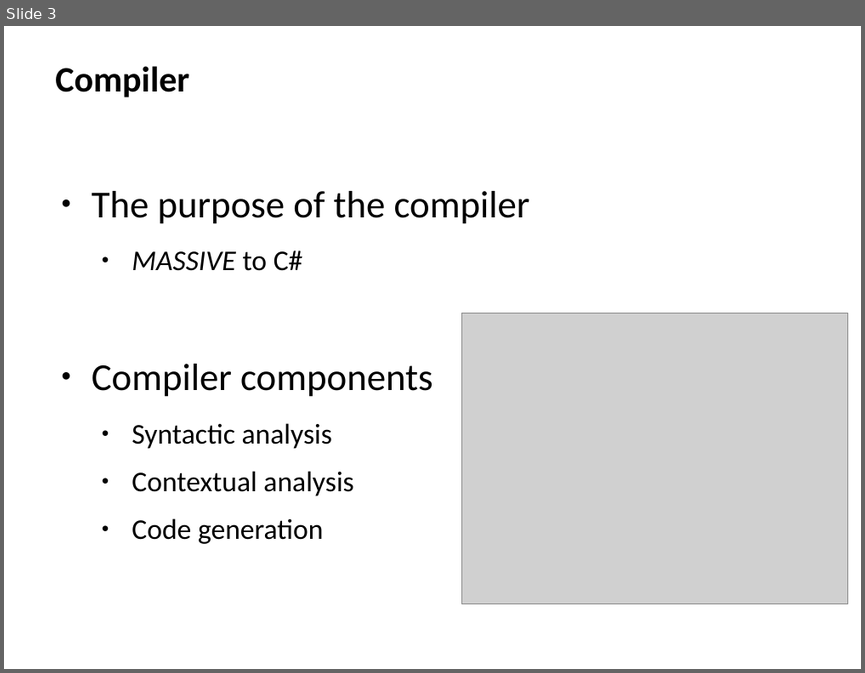
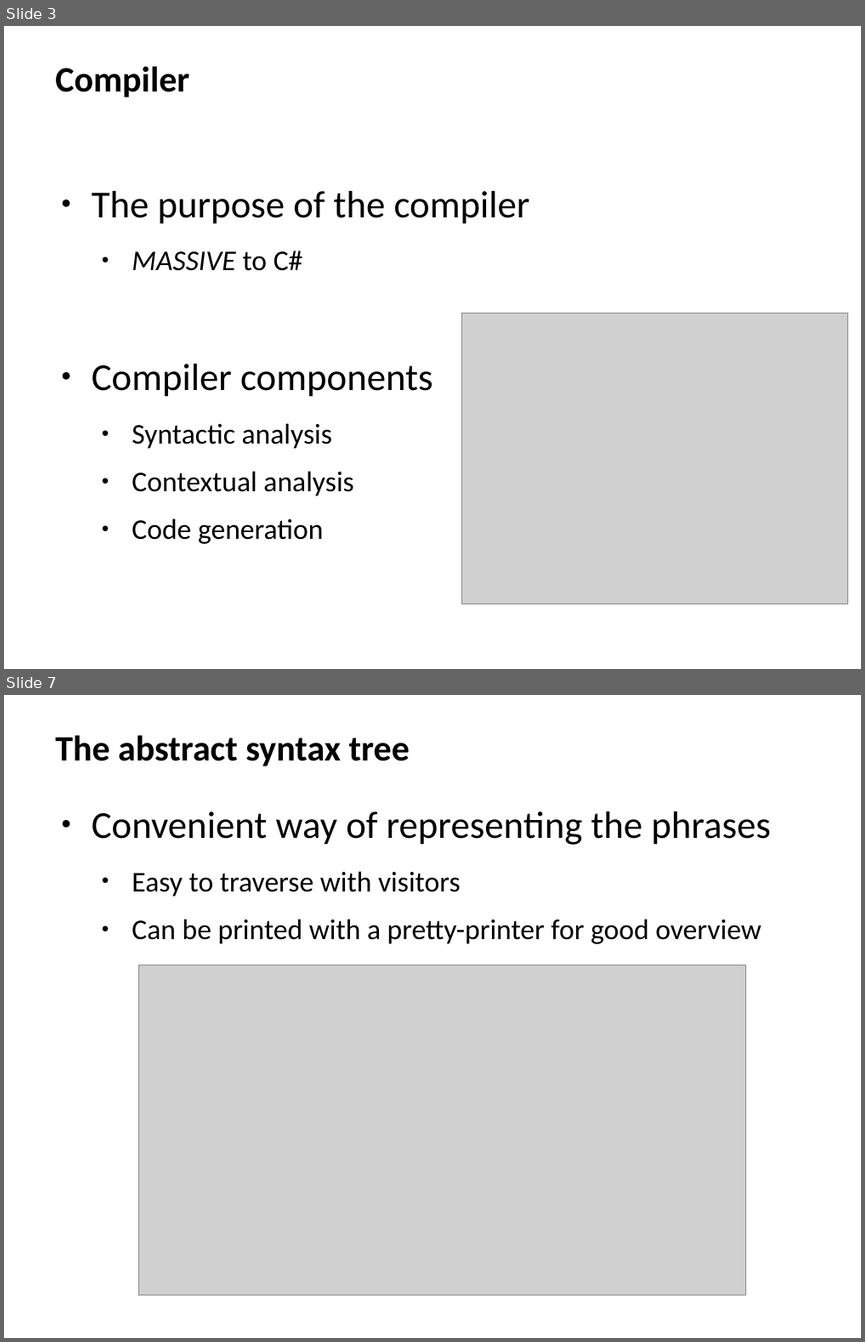
Before and after one commit to henrikklarup/sw402a, a slide deck: Project/præsentation/Skabelon (open office).odp. Shown one above the other, each under a label of ours: slide 3 before the commit, slides 3 and 7 after it; the slides between them are not shown. The pictures are 865x673 and 865x1342 pixels, drawn with LibreOffice and Linux fonts; fonts in the diff are those of the drawing; grey boxes stand for pictures. Boxes give left, top, right and bottom in pixels: in the first picture for what was removed or moved away, otherwise in the second. Text is boxed around its words. In the diff, an @@ line names an element or a change of style, - is before the commit and + after.

```diff
--- a/Project/præsentation/Skabelon (open office).odp
+++ b/Project/præsentation/Skabelon (open office).odp
@@ slide 7 added at (4, 695, 861, 1338), background #FFFFFF @@
@@ title added at (55, 735, 409, 766), 30 pt, text #000000, bold @@
+The abstract syntax tree
@@ text added at (92, 811, 771, 944), 24 pt, text #000000 @@
+● Convenient way of representing the phrases
+  ● Easy to traverse with visitors
+  ● Can be printed with a pretty-printer for good overview
@@ picture added at (138, 965, 745, 1295) @@
```
Also in this commit, not shown: 1 slide changed, 2 other slides added, 2 slides removed, 2 other files.
